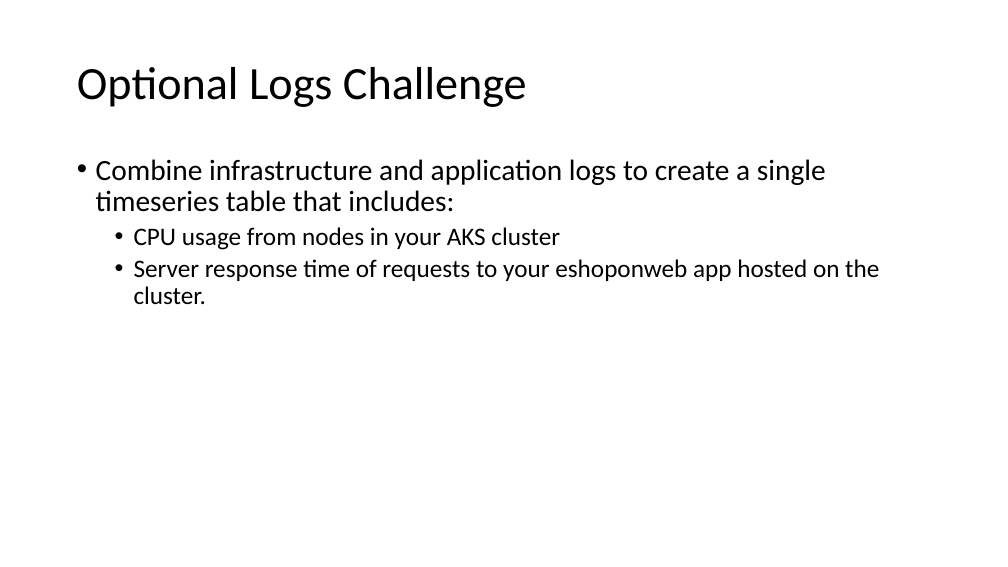
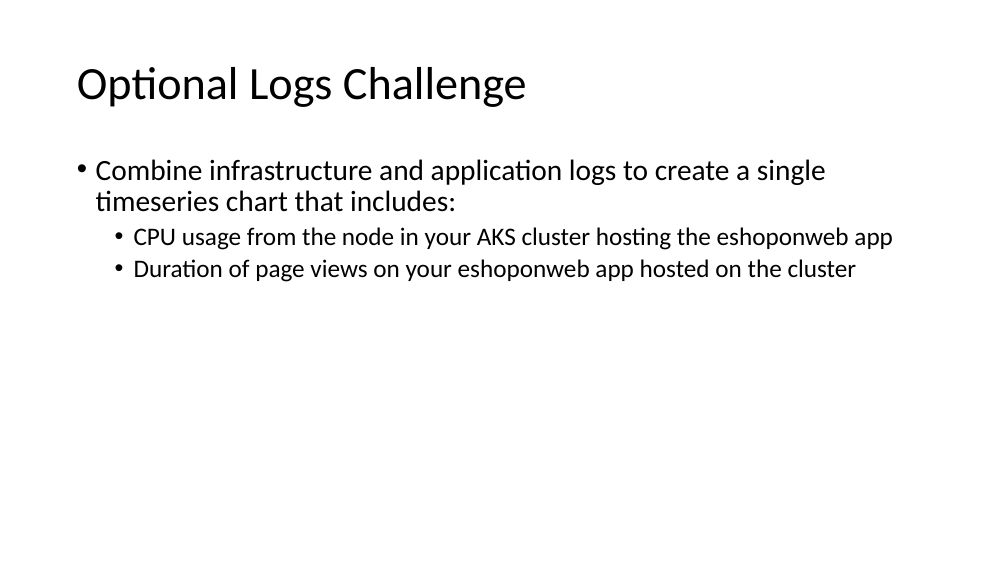
Before and after one commit to msghaleb/AzureMonitorHackathon, a slide deck: slide 10 of Student/Guides/Challenges.pptx. Drawn at 1008x567 pixels with LibreOffice and Linux fonts; fonts in the diff are those of the drawing. Boxes give left, top, right and bottom in pixels: in the first picture for what was removed or moved away, otherwise in the second. Text is boxed around its words. In the diff, an @@ line names an element or a change of style, - is before the commit and + after.

Commit message:
Adding Optional Logs Challenge to PPT

```diff
--- a/Student/Guides/Challenges.pptx
+++ b/Student/Guides/Challenges.pptx
@@ text at box(96, 159, 893, 282): text changed @@
-• Combine infrastructure and application logs to create a single timeseries table that includes:
-  • CPU usage from nodes in your AKS cluster
-  • Server response time of requests to your eshoponweb app hosted on the cluster.
+• Combine infrastructure and application logs to create a single timeseries chart that includes:
+  • CPU usage from the node in your AKS cluster hosting the eshoponweb app
+  • Duration of page views on your eshoponweb app hosted on the cluster
```
